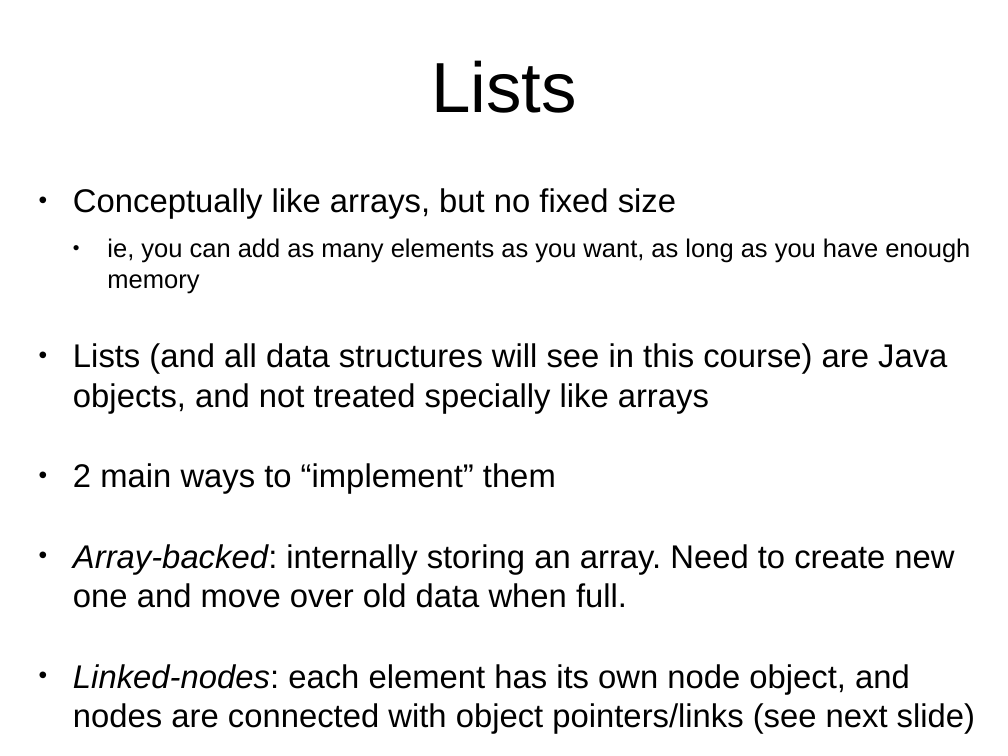
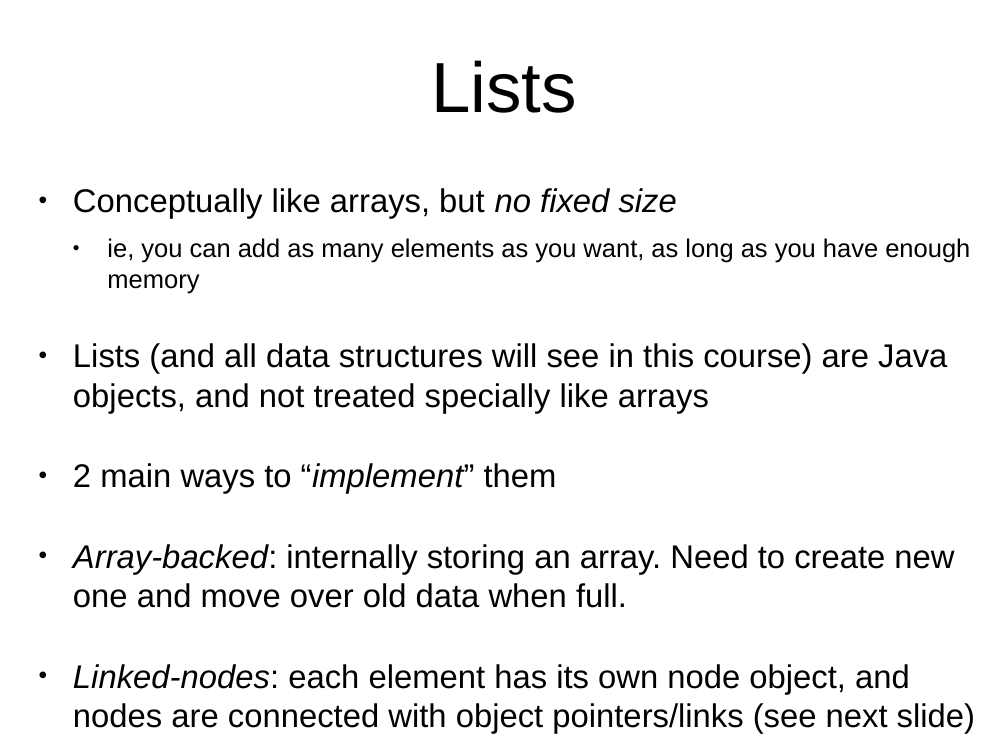
Before and after one commit to arcuri82/algorithms, a slide deck: slide 29 of docs/slides/01/01_intro.pptx. Drawn at 1008x756 pixels with LibreOffice and Linux fonts; fonts in the diff are those of the drawing. Boxes give left, top, right and bottom in pixels: in the first picture for what was removed or moved away, otherwise in the second. Text is boxed around its words. In the diff, an @@ line names an element or a change of style, - is before the commit and + after.

```diff
--- a/docs/slides/01/01_intro.pptx
+++ b/docs/slides/01/01_intro.pptx
@@ text at (73, 188, 677, 494): italic on in "no fixed size", "“implement”" @@
```
Also in this commit, not shown: 3 other slides changed, 2 slides added, 19 other files.
